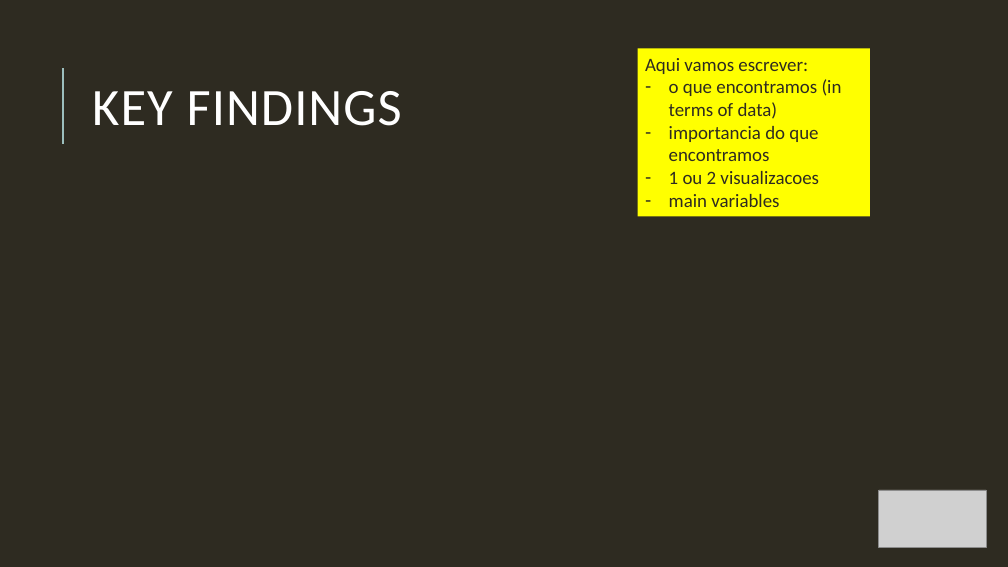
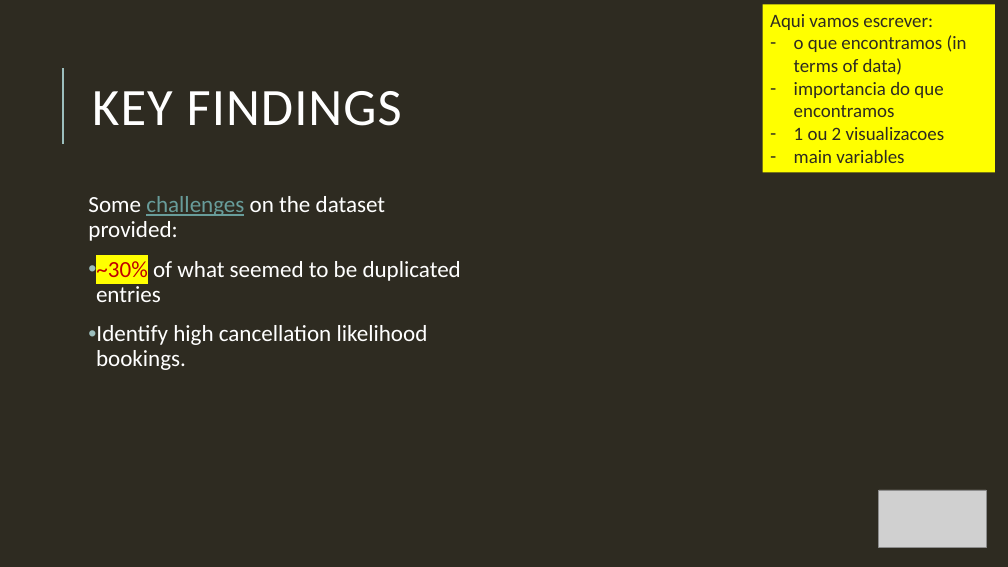
Before and after one commit to Debs86/Business_Cases_Projects, a slide deck: slide 3 of BC2/GroupD_BC2_Presentation.pptx. Drawn at 1008x567 pixels with LibreOffice and Linux fonts; fonts in the diff are those of the drawing; grey boxes stand for pictures. Boxes give left, top, right and bottom in pixels: in the first picture for what was removed or moved away, otherwise in the second. Text is boxed around its words. In the diff, an @@ line names an element or a change of style, - is before the commit and + after.

```diff
--- a/BC2/GroupD_BC2_Presentation.pptx
+++ b/BC2/GroupD_BC2_Presentation.pptx
@@ rectangle "Aqui vamos escrever:": place and size @@
-rectangle "Aqui vamos escrever:" at (637, 48, 870, 216)
+rectangle "Aqui vamos escrever:" at (763, 5, 995, 172)
@@ text added at (88, 196, 461, 370), 22 pt, text #FFFFFF @@
+Some challenges on the dataset provided:
+• ~30% of what seemed to be duplicated entries
+• Identify high cancellation likelihood bookings.
```
Also in this commit, not shown: 1 other slide changed, 1 other file.
